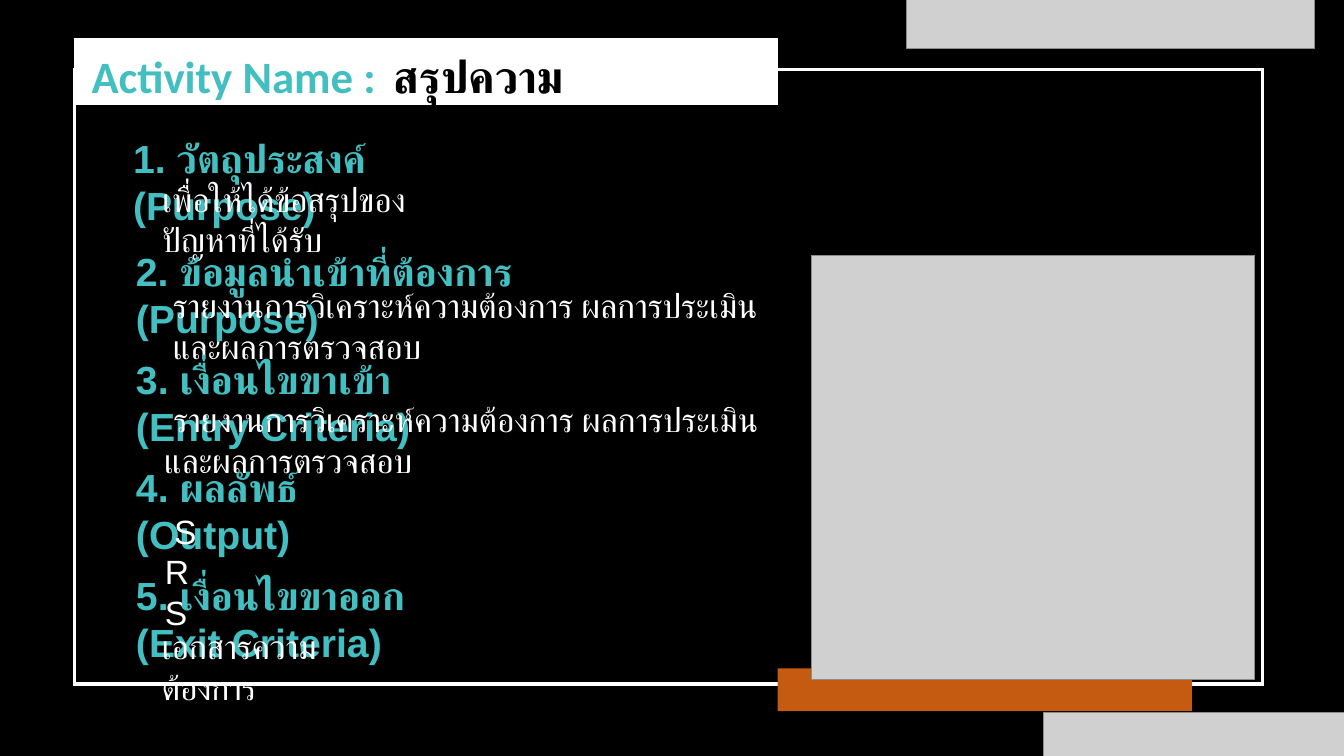
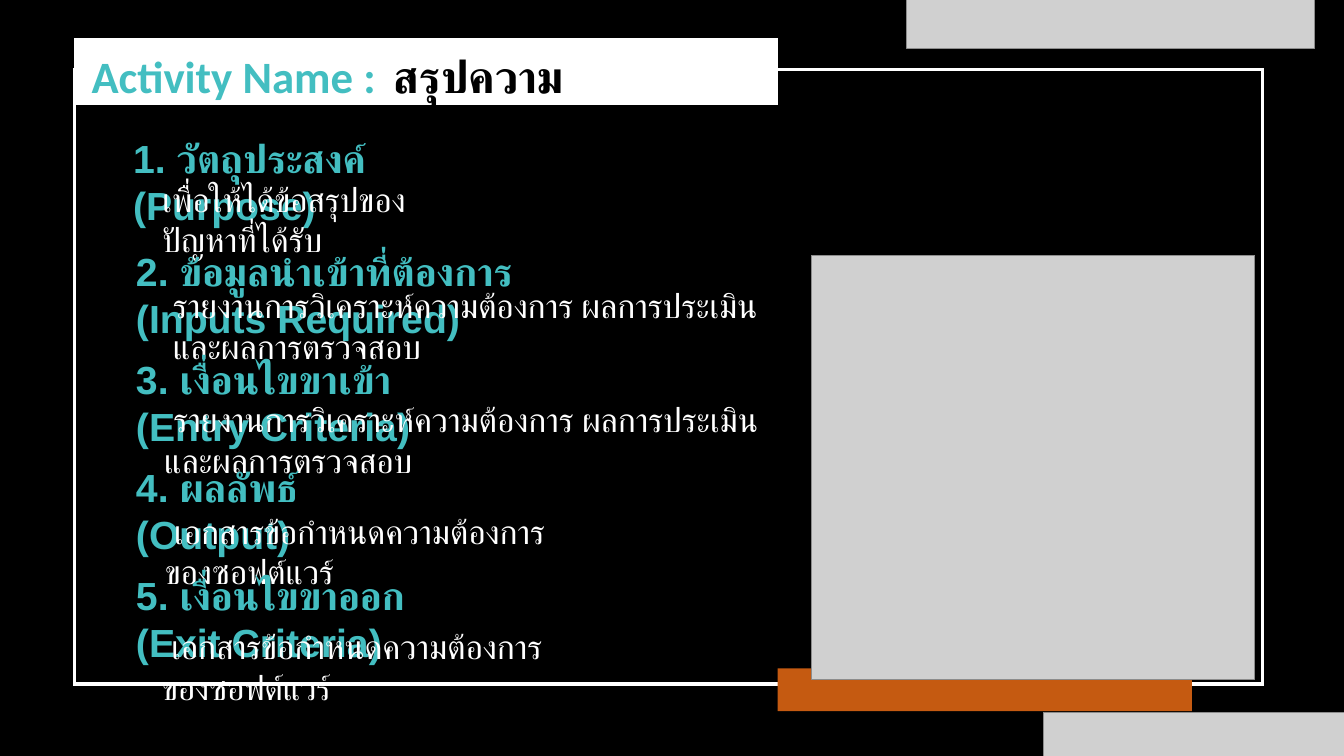
Before and after one commit to wirat0155/team4, a slide deck: slide 20 of แผนกลยุทธ์/V.1.3.1 [2021-07-17] แผนกลยุทธ์การพัฒนาซอฟต์แวร์.pptx. Drawn at 1344x756 pixels with LibreOffice and Linux fonts; fonts in the diff are those of the drawing; grey boxes stand for pictures. Boxes give left, top, right and bottom in pixels: in the first picture for what was removed or moved away, otherwise in the second. Text is boxed around its words. In the diff, an @@ line names an element or a change of style, - is before the commit and + after.

```diff
--- a/แผนกลยุทธ์/V.1.3.1 [2021-07-17] แผนกลยุทธ์การพัฒนาซอฟต์แวร์.pptx
+++ b/แผนกลยุทธ์/V.1.3.1 [2021-07-17] แผนกลยุทธ์การพัฒนาซอฟต์แวร์.pptx
@@ text at <box>136,255,513,341</box>: text changed @@
-2. ข้อมูลนำเข้าที่ต้องการ (Purpose)
+2. ข้อมูลนำเข้าที่ต้องการ (Inputs Required)
@@ text removed at <box>155,506,220,557</box> @@
-SRS
@@ text added at <box>165,518,545,594</box>, 24 pt, text #FFFFFF @@
+เอกสารข้อกำหนดความต้องการของซอฟต์แวร์
@@ text at <box>162,634,542,701</box>: text changed @@
-เอกสารความต้องการ
+เอกสารข้อกำหนดความต้องการของซอฟต์แวร์
```
Also in this commit, not shown: 16 other slides changed, 3 other files.
